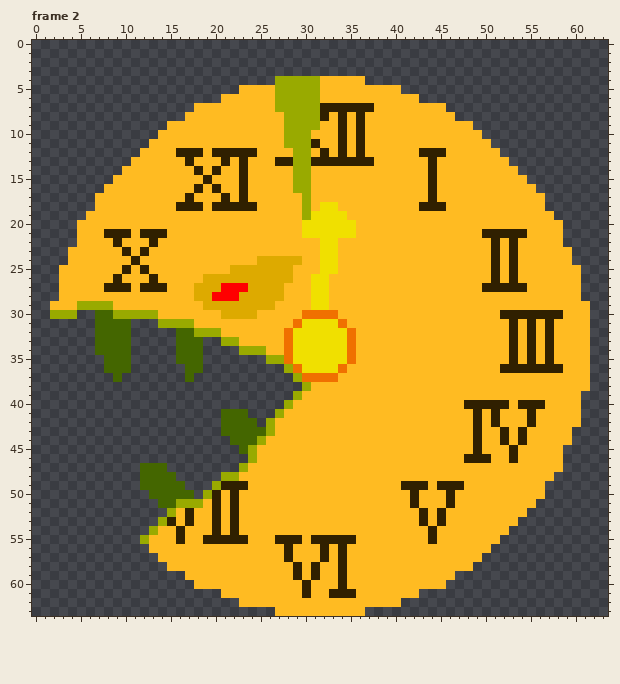
Two states of a pixel-art file, images/enemies/fragment/idle.ase. This is how it looked before the edit.
64x64 pixels, 4 frames. Shown: frame 2. The commit also changed other frames, which this record leaves out.
New version:
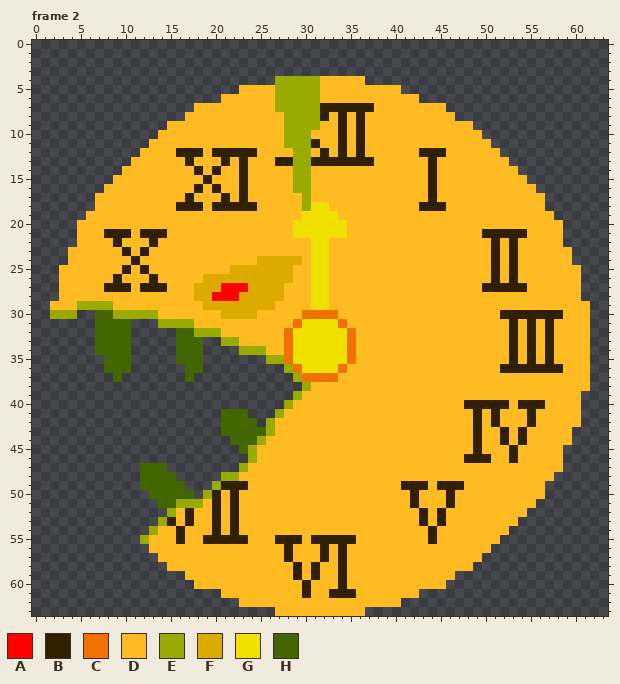
Palette (. is transparent): A #ff0000  B #302000  C #f07000  D #ffbb22  E #99aa00  F #ddaa00  G #f0e000  H #446600
The exact change:
Frame 2:
y 18: x 31 D -> G; x 33 G -> D
y 19: x 30 E -> G; x 34 G -> D
y 20..21: x 29 D -> G; x 35 G -> D
y 22..25: x 31 D -> G; x 33 G -> D
Boxes around the changes in both pictures, in picture pixels (x1, y1, x2, y2):
changed: (293, 202, 356, 274)
